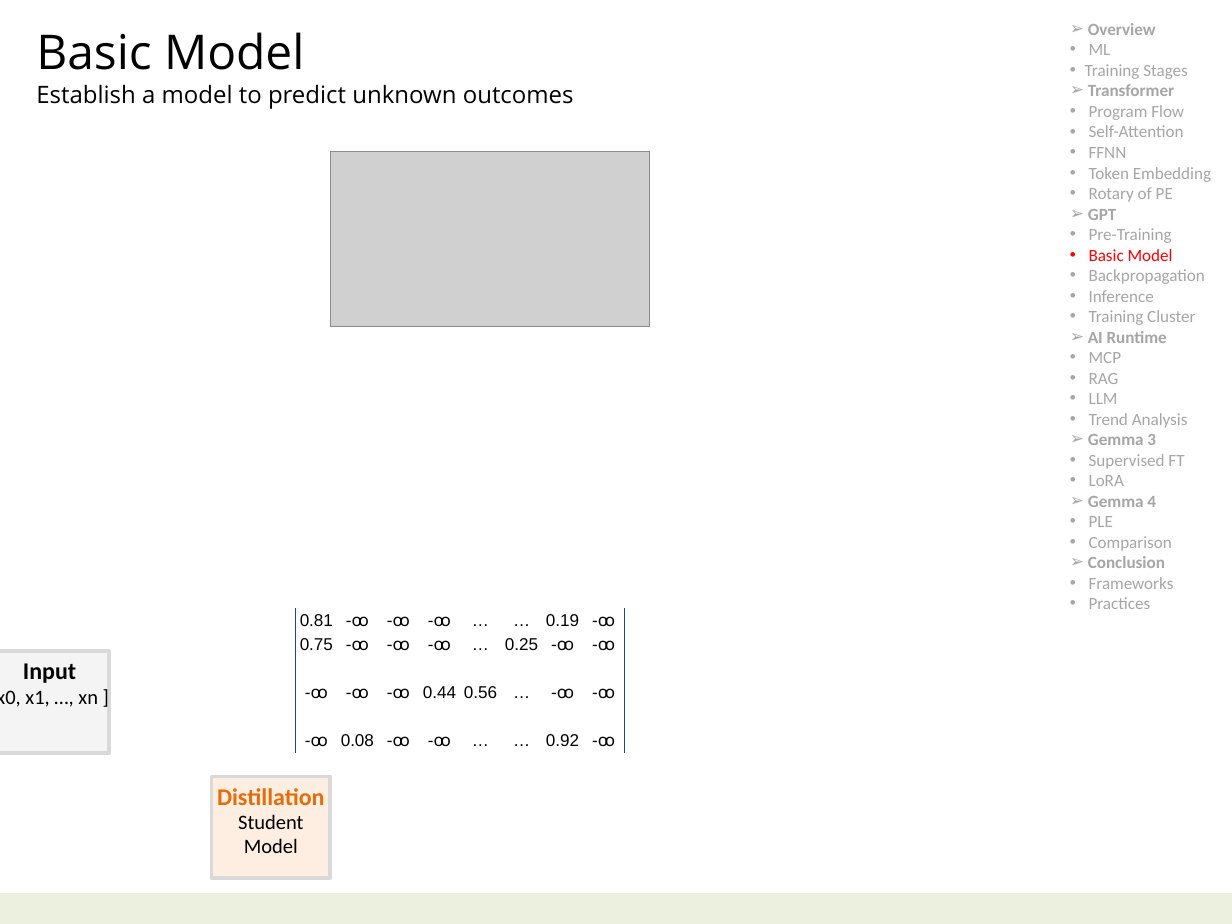
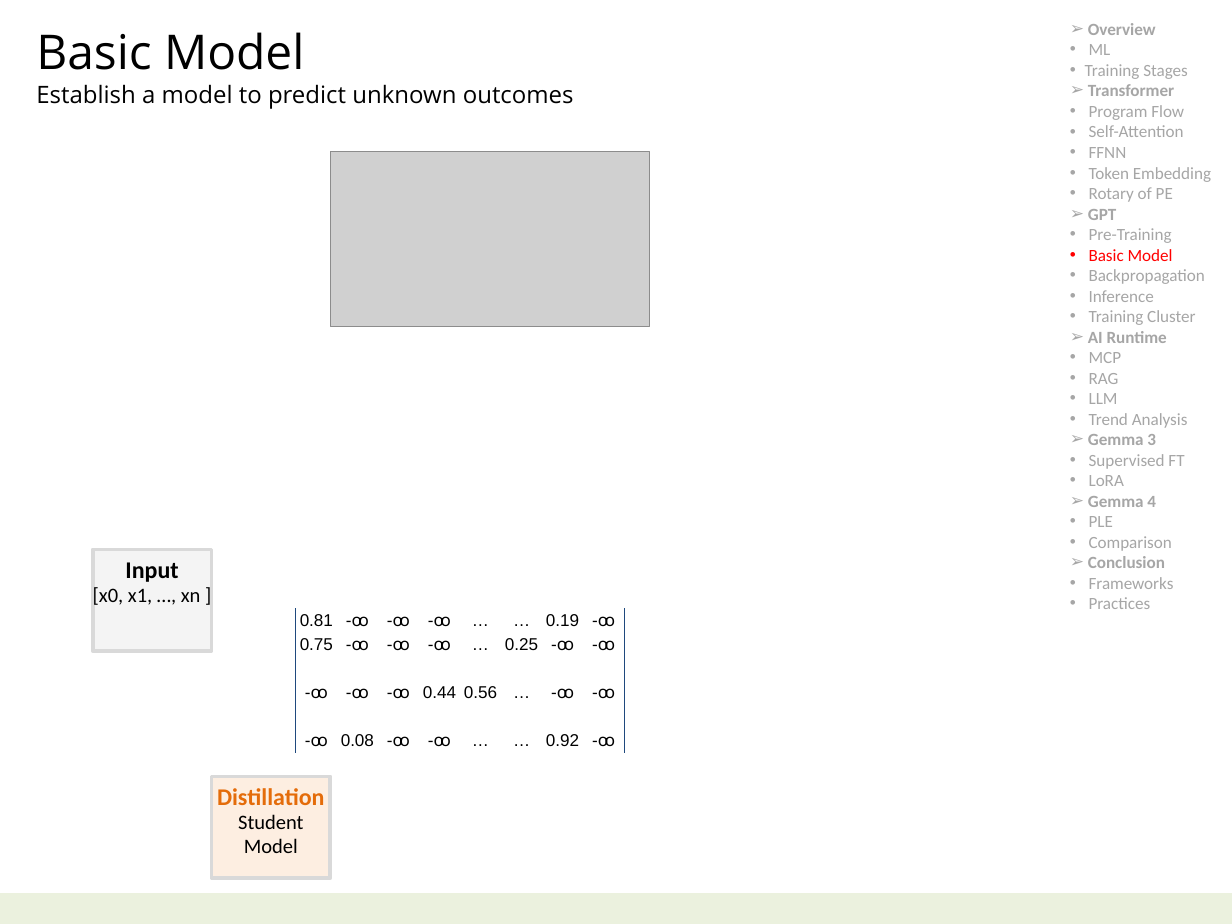
Before and after one commit to navibator/crazy-ai, a slide deck: slide 10 of ai-gemma.pptx. Drawn at 1232x924 pixels with LibreOffice and Linux fonts; fonts in the diff are those of the drawing; grey boxes stand for pictures. Boxes give left, top, right and bottom in pixels: in the first picture for what was removed or moved away, otherwise in the second. Text is boxed around its words. In the diff, an @@ line names an element or a change of style, - is before the commit and + after.

```diff
--- a/ai-gemma.pptx
+++ b/ai-gemma.pptx
@@ rectangle "Input" resized from (x1=0, y1=650, x2=108, y2=753) to (x1=92, y1=549, x2=211, y2=652) @@
```
Also in this commit, not shown: 1 other slide changed, 1 other file.
